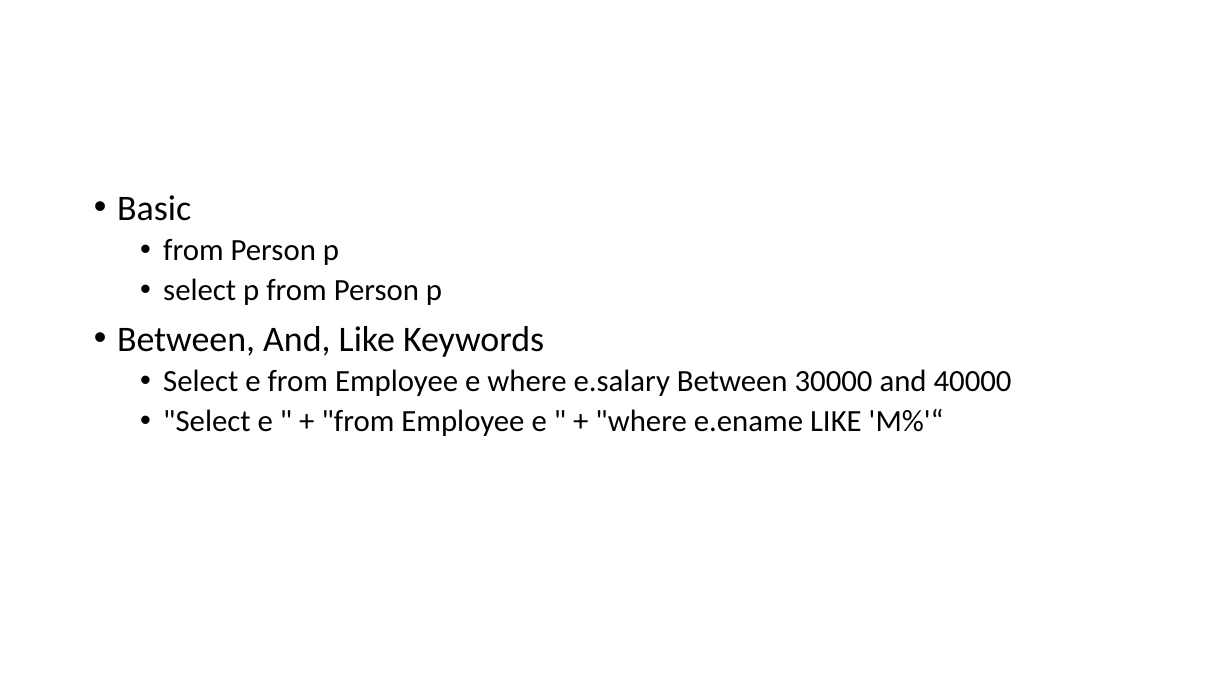
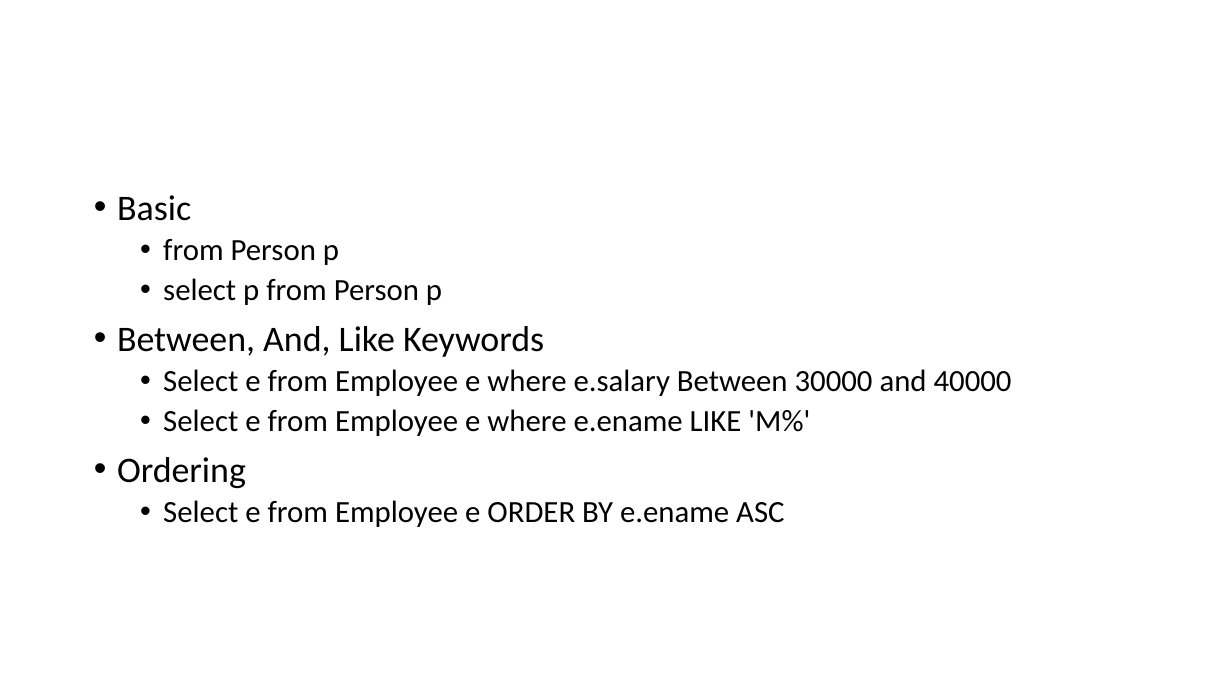
Before and after one commit to lawren43/mytest-repo, a slide deck: slide 27 of test-springmvc/doc/20181018-Spring JPA.pptx. Drawn at 1232x693 pixels with LibreOffice and Linux fonts; fonts in the diff are those of the drawing. Boxes give left, top, right and bottom in pixels: in the first picture for what was removed or moved away, otherwise in the second. Text is boxed around its words. In the diff, an @@ line names an element or a change of style, - is before the commit and + after.

```diff
--- a/test-springmvc/doc/20181018-Spring JPA.pptx
+++ b/test-springmvc/doc/20181018-Spring JPA.pptx
@@ text at box(117, 409, 810, 527): text changed @@
-  • "Select e " + "from Employee e " + "where e.ename LIKE 'M%'“
+  • Select e from Employee e where e.ename LIKE 'M%'
+• Ordering
+  • Select e from Employee e ORDER BY e.ename ASC
```
Also in this commit, not shown: 1 other slide changed, 20 slides added, 1 other file.
